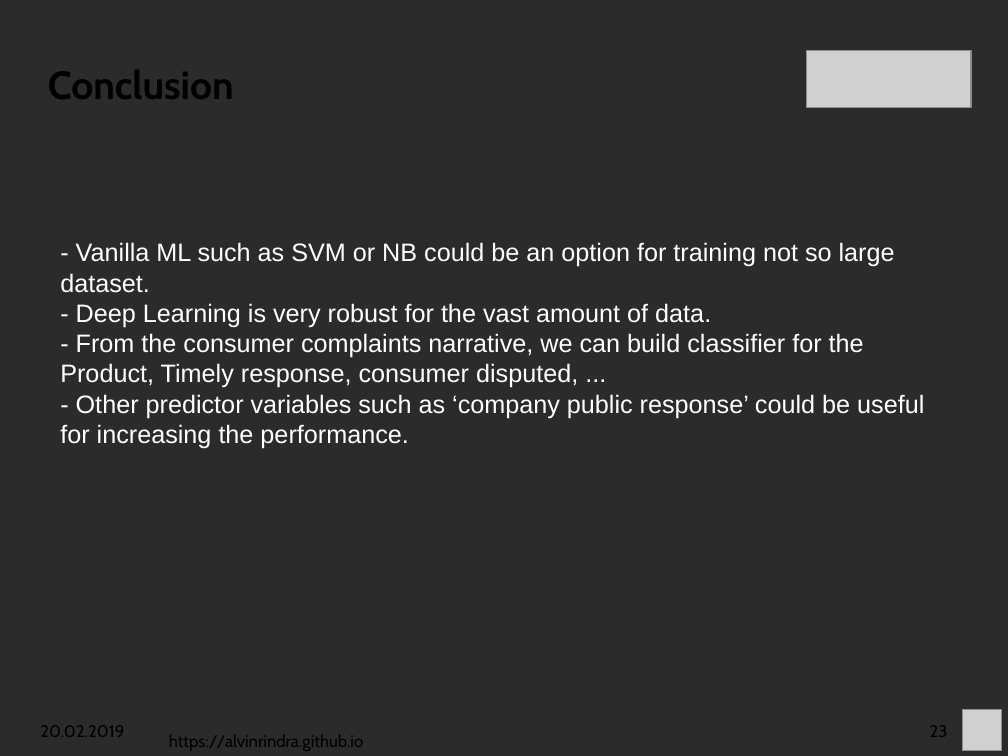
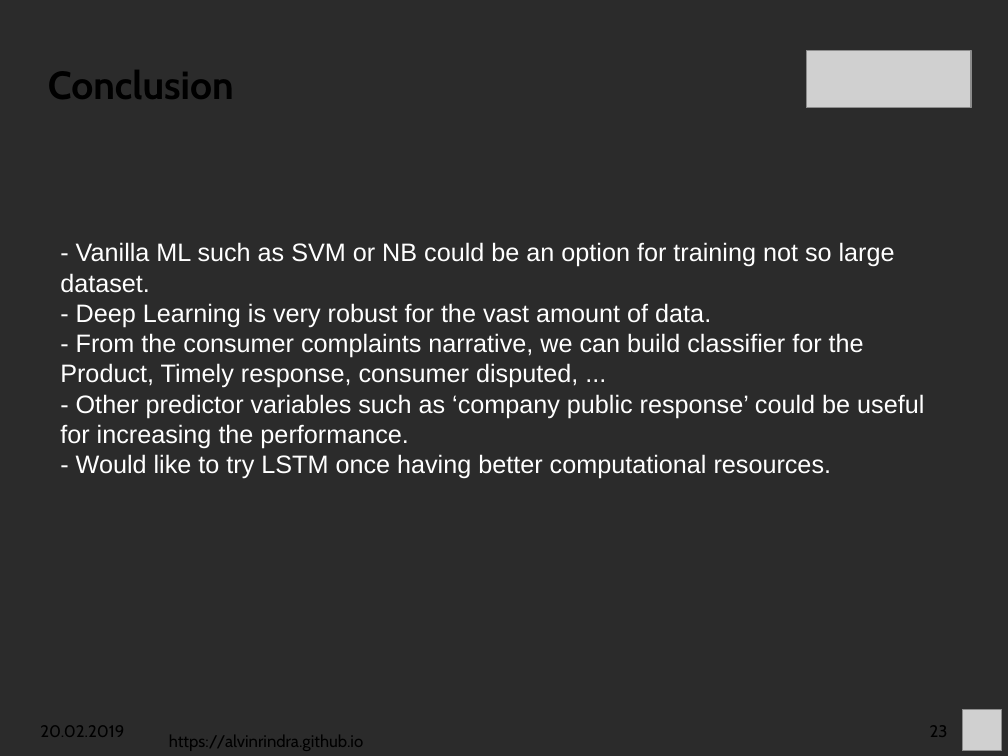
Before and after one commit to alvinrindra/alvinrindra.github.io, a slide deck: slide 23 of impress/ginkgo-analytics/Fazrie_DataCase_Talk.odp. Drawn at 1008x756 pixels with LibreOffice and Linux fonts; fonts in the diff are those of the drawing; grey boxes stand for pictures; background and template pictures are left out; a plain dark background stands for a picture behind light text. Boxes give left, top, right and bottom in pixels: in the first picture for what was removed or moved away, otherwise in the second. Text is boxed around its words. In the diff, an @@ line names an element or a change of style, - is before the commit and + after.

```diff
--- a/impress/ginkgo-analytics/Fazrie_DataCase_Talk.odp
+++ b/impress/ginkgo-analytics/Fazrie_DataCase_Talk.odp
@@ text at box(76, 454, 832, 479): paragraph added @@
+- Would like to try LSTM once having better computational resources.
```
Also in this commit, not shown: 2 other slides changed, 56 other files.
